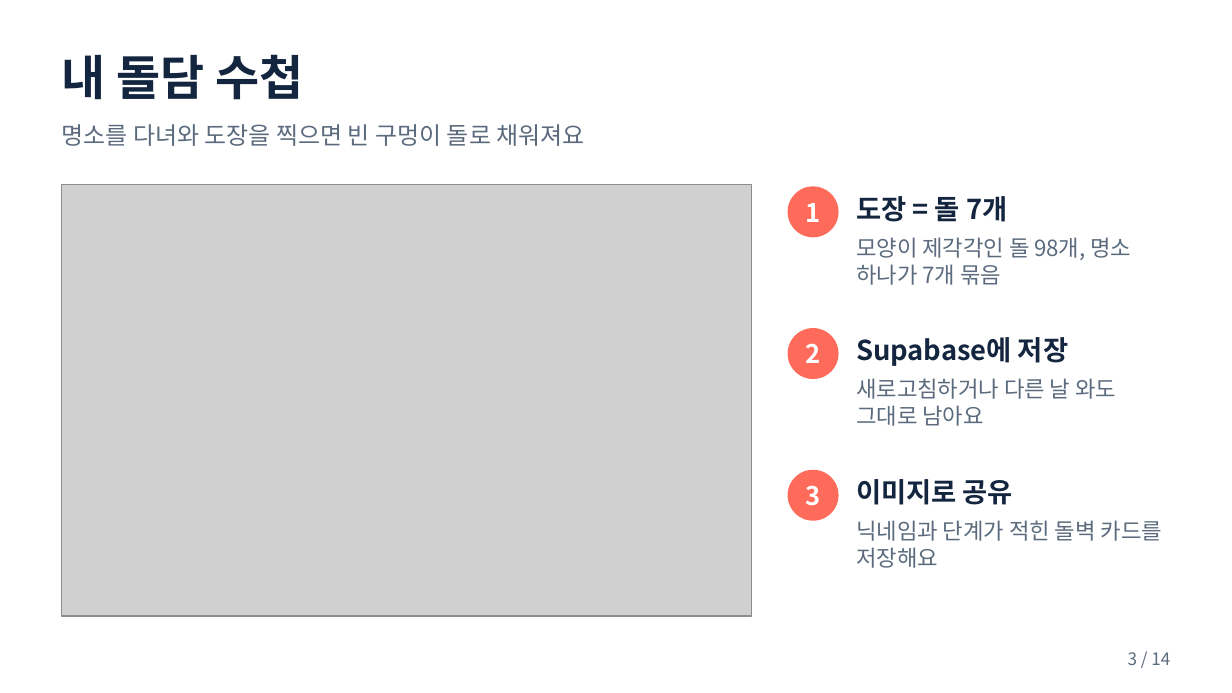
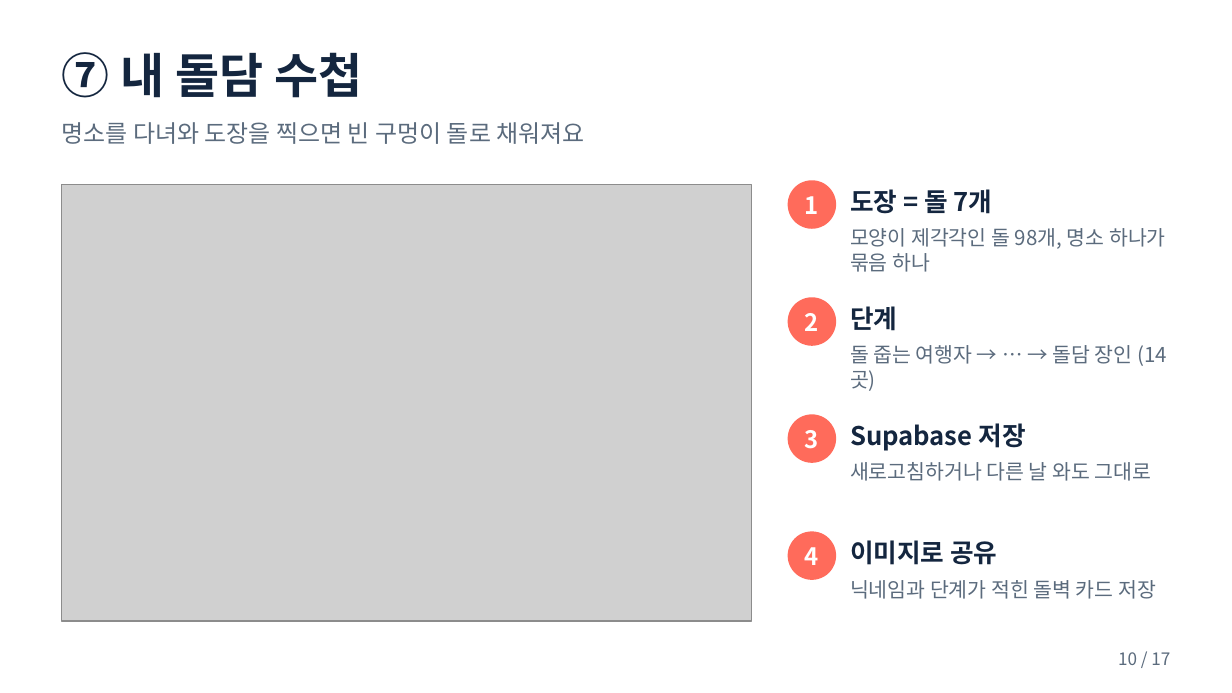
Before and after one commit to pjhjustin2430-cmd/doldam-today-jeju, a slide deck: slide 10 of docs/돌담오늘_발표자료.pptx (slide 3 before the commit). Drawn at 1232x693 pixels with LibreOffice and Linux fonts; fonts in the diff are those of the drawing; grey boxes stand for pictures. Boxes give left, top, right and bottom in pixels: in the first picture for what was removed or moved away, otherwise in the second. Text is boxed around its words. In the diff, an @@ line names an element or a change of style, - is before the commit and + after.

```diff
--- a/docs/돌담오늘_발표자료.pptx
+++ b/docs/돌담오늘_발표자료.pptx
@@ text at (62, 52, 362, 98): text changed @@
-내 돌담 수첩
+⑦ 내 돌담 수첩
@@ text "도장 = 돌 7개" at (850, 189, 992, 214): size 16 to 15 pt @@
@@ picture: place and size @@
-picture at (62, 185, 752, 616)
+picture at (62, 185, 752, 621)
@@ ellipse: place and size @@
-ellipse at (788, 187, 838, 237)
+ellipse at (788, 181, 835, 228)
@@ text at (850, 228, 1166, 272): text changed; size 13 to 12 pt @@
-모양이 제각각인 돌 98개, 명소 하나가 7개 묶음
+모양이 제각각인 돌 98개, 명소 하나가 묶음 하나
@@ text "2": place and size @@
-text "2" at (806, 343, 821, 363)
+text "2" at (805, 313, 819, 331)
@@ ellipse: place and size @@
-ellipse at (788, 329, 838, 378)
+ellipse at (788, 298, 835, 345)
@@ text added at (850, 306, 897, 331), 15 pt, text #14263F, bold @@
+단계
@@ text added at (850, 345, 1133, 364), 12 pt, text #5B6B7D @@
+돌 줍는 여행자 → … → 돌담 장인 (14곳)
@@ size 15 to 14 pt in 3 elements at (805, 196, 819, 214), (805, 313, 819, 331), (805, 430, 819, 449) @@
@@ text "3": place and size @@
-text "3" at (806, 485, 821, 506)
+text "3" at (805, 430, 819, 449)
@@ ellipse: place and size @@
-ellipse at (788, 471, 838, 520)
+ellipse at (788, 415, 835, 462)
@@ text at (850, 423, 1026, 451): text changed; size 16 to 15 pt @@
-Supabase에 저장
+Supabase 저장
@@ text at (850, 462, 1152, 481): text changed; size 13 to 12 pt @@
-새로고침하거나 다른 날 와도 그대로 남아요
+새로고침하거나 다른 날 와도 그대로
@@ ellipse added at (788, 532, 835, 579), fill #FF6B5B, outline #FF6B5B 1 pt @@
@@ text "이미지로 공유" at (850, 540, 997, 565): size 16 to 15 pt @@
@@ text "이미지로 공유": place and size @@
-text "이미지로 공유" at (856, 479, 1013, 505)
+text "이미지로 공유" at (850, 540, 997, 565)
@@ text added at (805, 547, 819, 565), 14 pt, text #FFFFFF, bold @@
+4
@@ text at (850, 580, 1156, 599): text changed; size 13 to 12 pt @@
-닉네임과 단계가 적힌 돌벽 카드를 저장해요
+닉네임과 단계가 적힌 돌벽 카드 저장
@@ text at (1118, 652, 1170, 665): text changed @@
-3 / 14
+10 / 17
```
Also in this commit, not shown: 7 other slides changed, 9 slides added, 6 slides removed, 8 other files.
